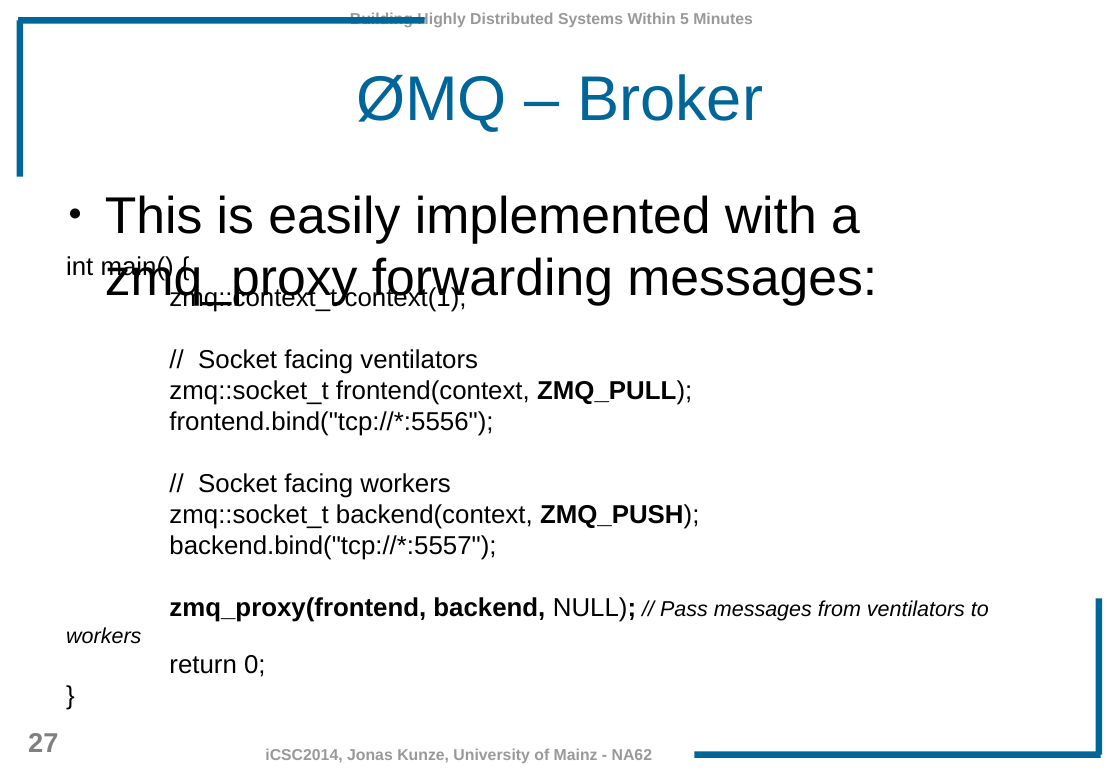
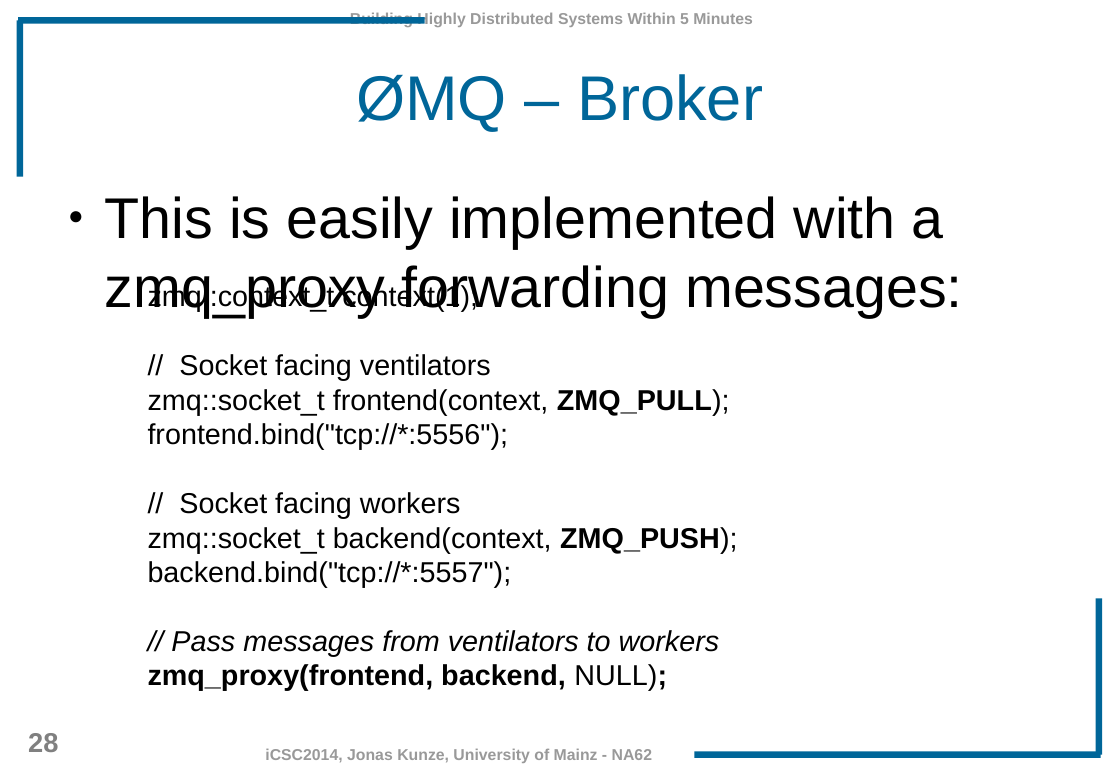
Before and after one commit to JonasKunze/icsc2014, a slide deck: slide 28 of iCSC-2014-Network-Libraries.odp (slide 27 before the commit). Drawn at 1120x775 pixels with LibreOffice and Linux fonts; fonts in the diff are those of the drawing; background and template pictures are left out. Boxes give left, top, right and bottom in pixels: in the first picture for what was removed or moved away, otherwise in the second. Text is boxed around its words. In the diff, an @@ line names an element or a change of style, - is before the commit and + after.

```diff
--- a/iCSC-2014-Network-Libraries.odp
+++ b/iCSC-2014-Network-Libraries.odp
@@ text "This is easily implemented with ..." at <box>105,196,963,318</box>: size 36 to 40 pt @@
@@ text at <box>66,256,174,281</box>: paragraph removed @@
-int main() {
@@ text "zmq::context_t context(1);": place and size @@
-text "zmq::context_t context(1);" at <box>66,256,989,677</box>
+text "zmq::context_t context(1);" at <box>148,284,737,691</box>
@@ text at <box>148,284,737,587</box>: size 18 to 20 pt in "zmq::context_t context(1);", "// Socket facing ventilators", "zmq::socket_t frontend(context, ZMQ_PULL);", "frontend.bind("tcp://*:5556");" and 3 more places @@
@@ text at <box>148,630,720,691</box>: text changed; size 18 to 20 pt; italic on @@
-zmq_proxy(frontend, backend, NULL); // Pass messages from ventilators to workers
-return 0;
-}
+// Pass messages from ventilators to workers
+zmq_proxy(frontend, backend, NULL);
@@ page number at <box>28,733,58,752</box>: text changed @@
-27
+28
```
Also in this commit, not shown: 33 other slides changed, 2 slides added.
